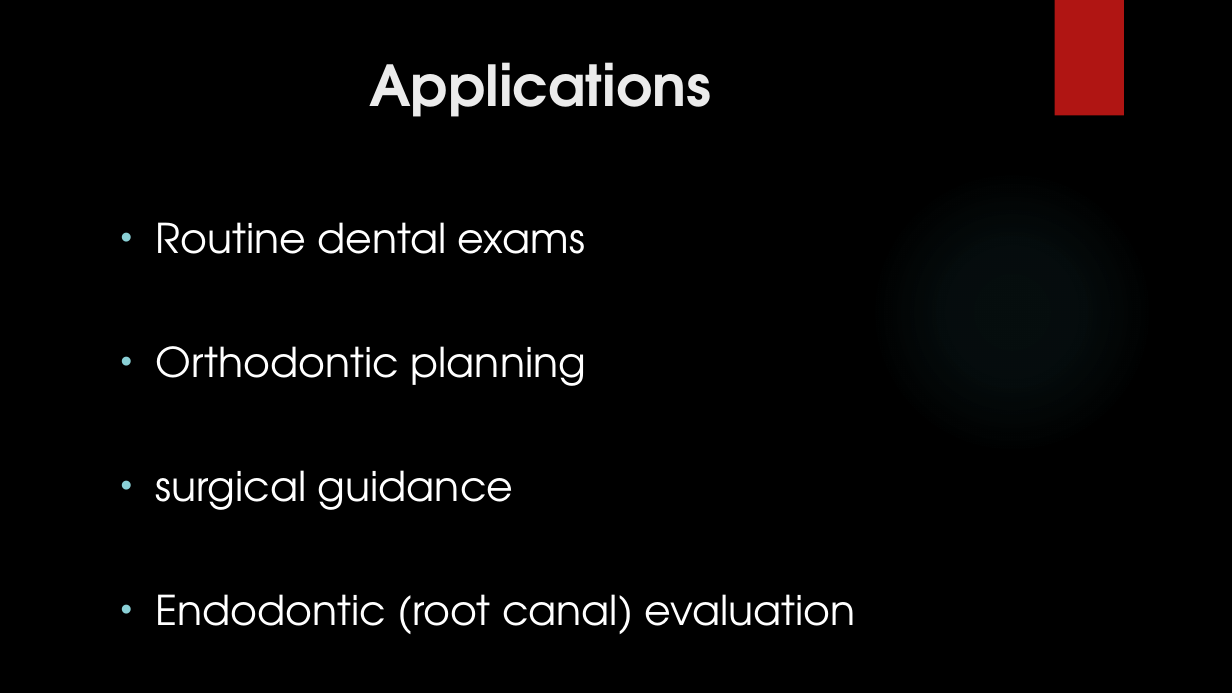
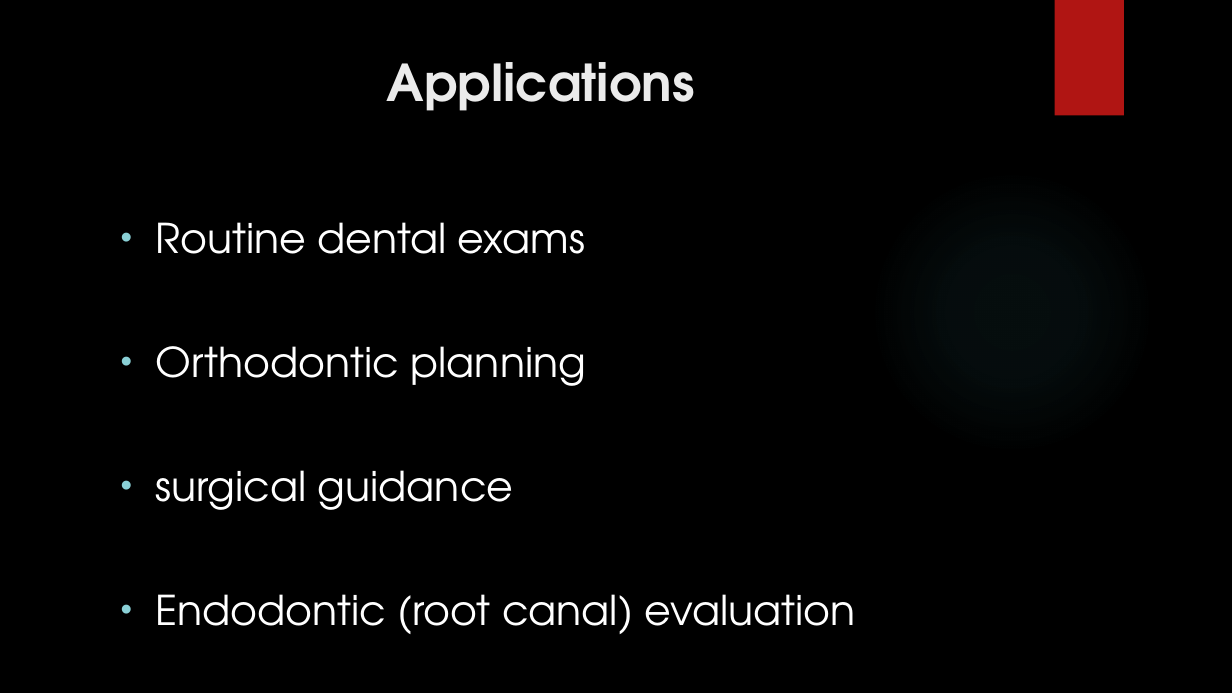
Before and after one commit to AwabEEE/dental-radiography, a slide deck: slide 10 of Awab BMD V2.pptx. Drawn at 1232x693 pixels with LibreOffice and Linux fonts; fonts in the diff are those of the drawing; background and template pictures are left out. Boxes give left, top, right and bottom in pixels: in the first picture for what was removed or moved away, otherwise in the second. Text is boxed around its words. In the diff, an @@ line names an element or a change of style, - is before the commit and + after.

```diff
--- a/Awab BMD V2.pptx
+++ b/Awab BMD V2.pptx
@@ title "Applications" at [386, 62, 694, 111]: size 44 to 39.6 pt @@
```
Also in this commit, not shown: 5 other slides changed, 2 slides added.
